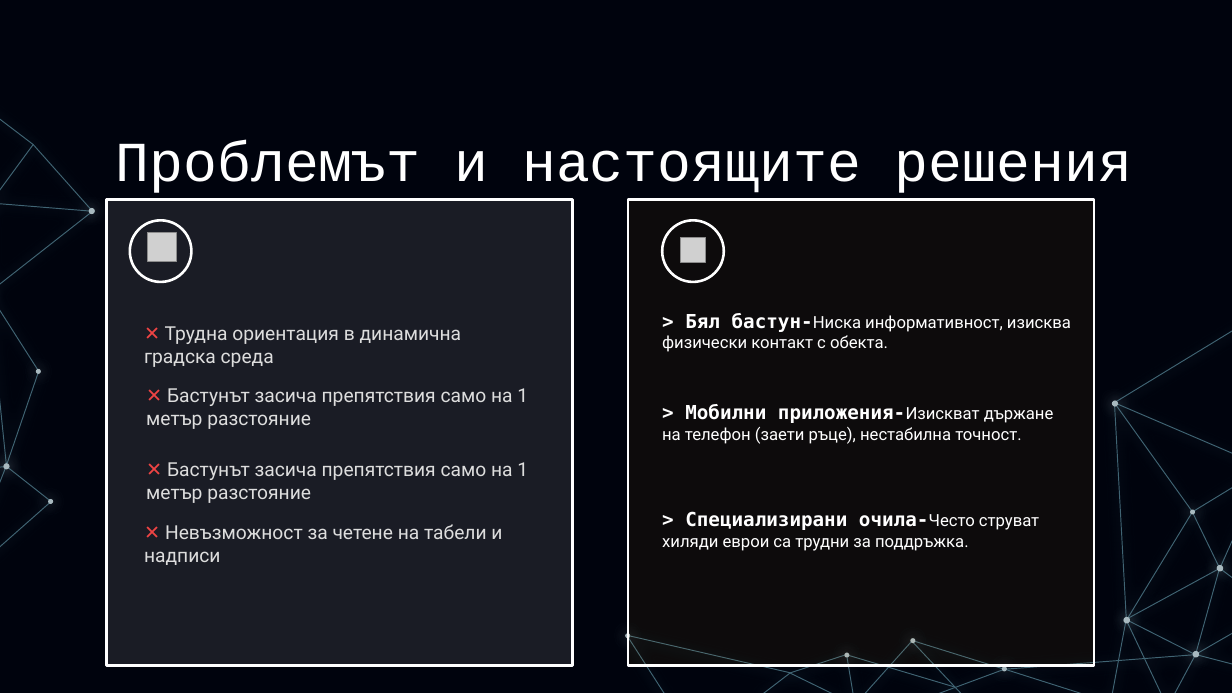
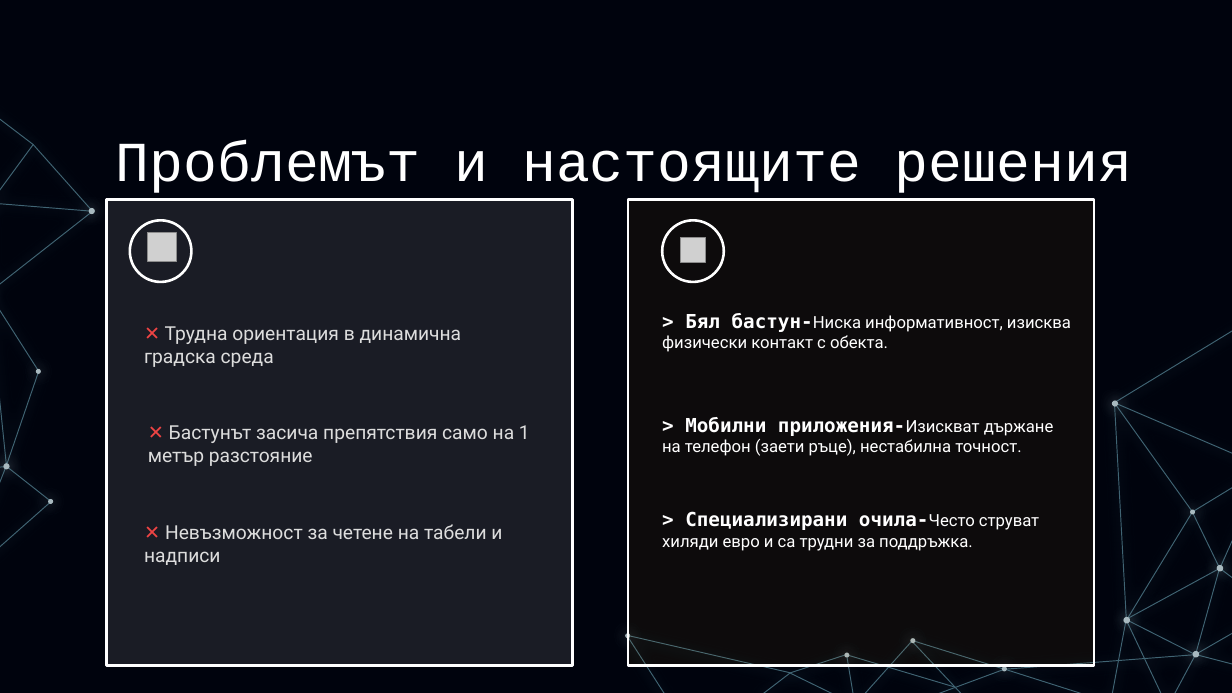
Before and after one commit to p-ivanovv/MBT_MyBaT, a slide deck: slide 2 of MyBaT.pptx. Drawn at 1232x693 pixels with LibreOffice and Linux fonts; fonts in the diff are those of the drawing; grey boxes stand for pictures; background and template pictures are left out. Boxes give left, top, right and bottom in pixels: in the first picture for what was removed or moved away, otherwise in the second. Text is boxed around its words. In the diff, an @@ line names an element or a change of style, - is before the commit and + after.

Commit message:
Fix up presentation

```diff
--- a/MyBaT.pptx
+++ b/MyBaT.pptx
@@ text "✕ Бастунът засича препятствия само ..." moved from (x1=146, y1=388, x2=528, y2=429) to (x1=148, y1=425, x2=530, y2=466) @@
@@ text "> Мобилни приложения-Изискват държане на ..." moved from (x1=662, y1=404, x2=1054, y2=444) to (x1=662, y1=417, x2=1054, y2=456) @@
@@ text removed at (x1=146, y1=462, x2=528, y2=503) @@
-✕ Бастунът засича препятствия само на 1 метър разстояние
@@ text at (x1=662, y1=511, x2=1039, y2=551): spaces changed @@
-> Специализирани очила-Често струват хиляди еврои са трудни за поддръжка.
+> Специализирани очила-Често струват хиляди евро и са трудни за поддръжка.
```
Also in this commit, not shown: 1 other slide changed, 2 slides removed.
